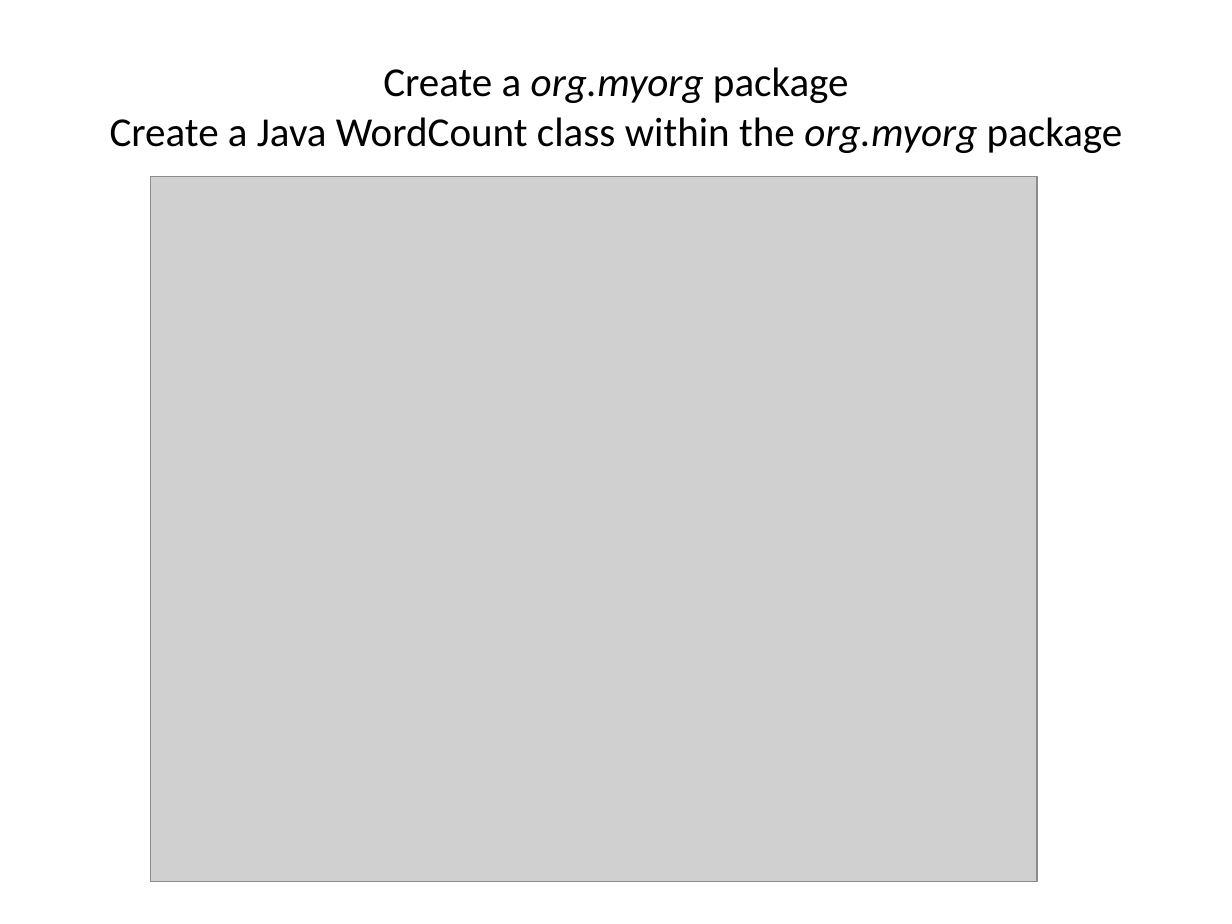
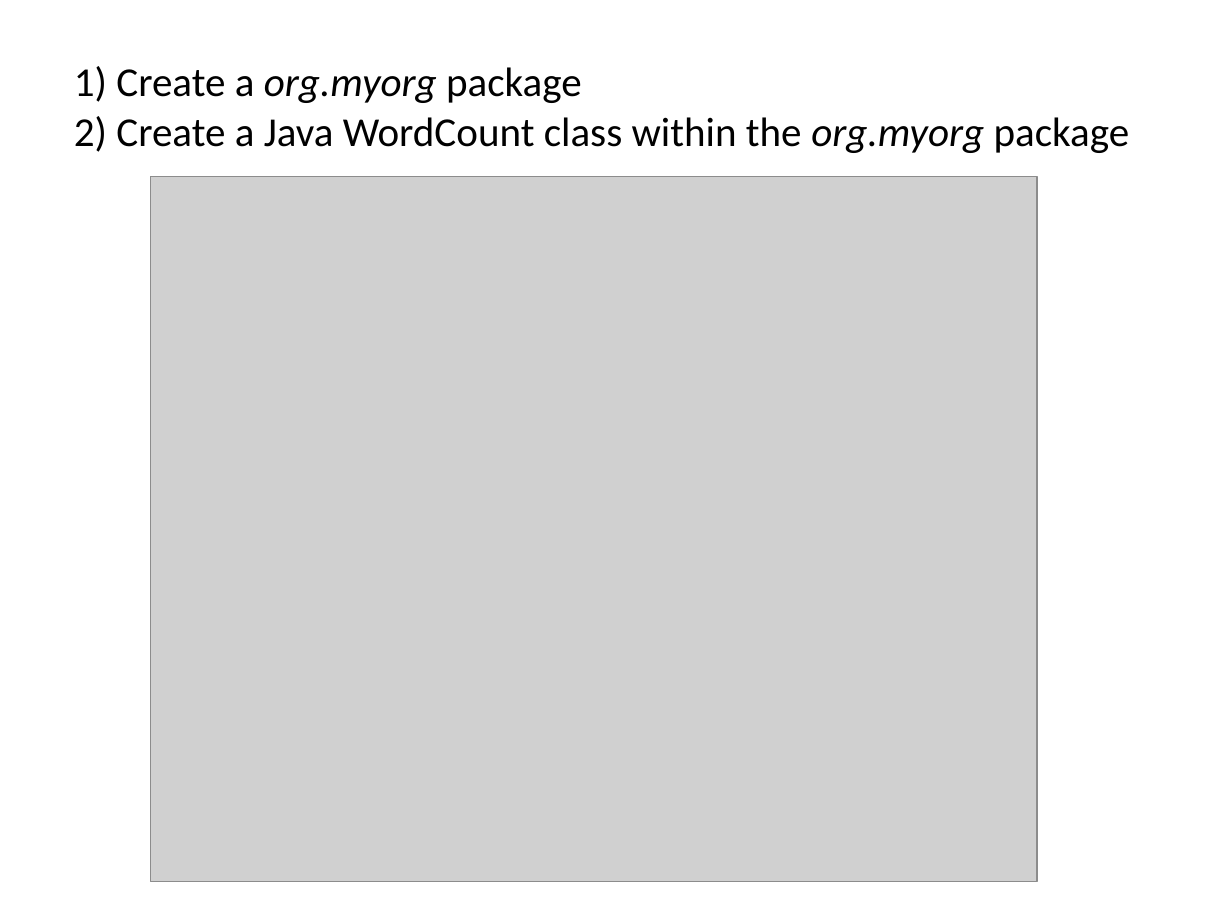
Before and after one commit to jayurbain/HadoopIntro, a slide deck: slide 10 of MapReduce 2.0 YARN.pptx. Drawn at 1232x924 pixels with LibreOffice and Linux fonts; fonts in the diff are those of the drawing; grey boxes stand for pictures. Boxes give left, top, right and bottom in pixels: in the first picture for what was removed or moved away, otherwise in the second. Text is boxed around its words. In the diff, an @@ line names an element or a change of style, - is before the commit and + after.

```diff
--- a/MapReduce 2.0 YARN.pptx
+++ b/MapReduce 2.0 YARN.pptx
@@ title at (74,66,1130,153): text changed @@
-Create a org.myorg package
-Create a Java WordCount class within the org.myorg package
+1) Create a org.myorg package
+2) Create a Java WordCount class within the org.myorg package
```
Also in this commit, not shown: 12 other slides changed.
